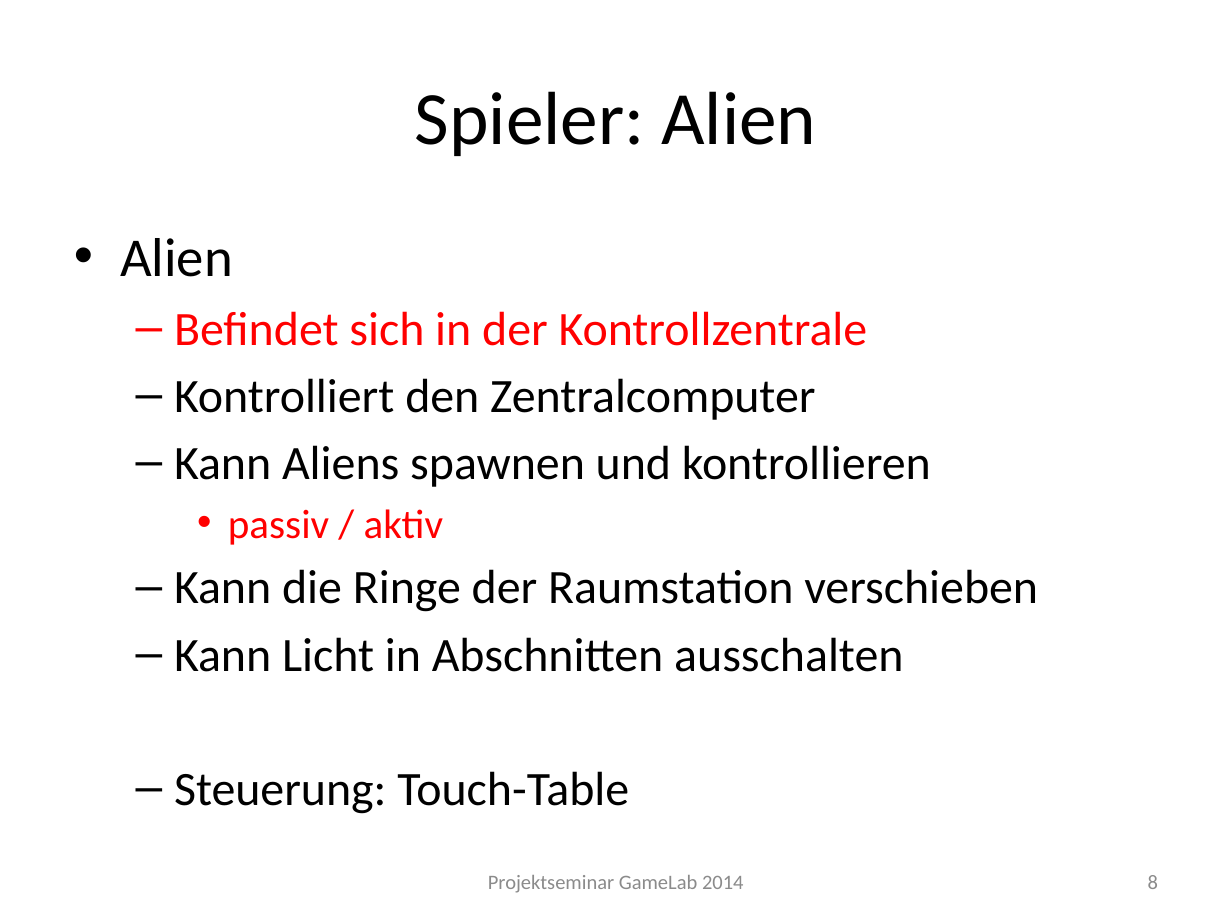
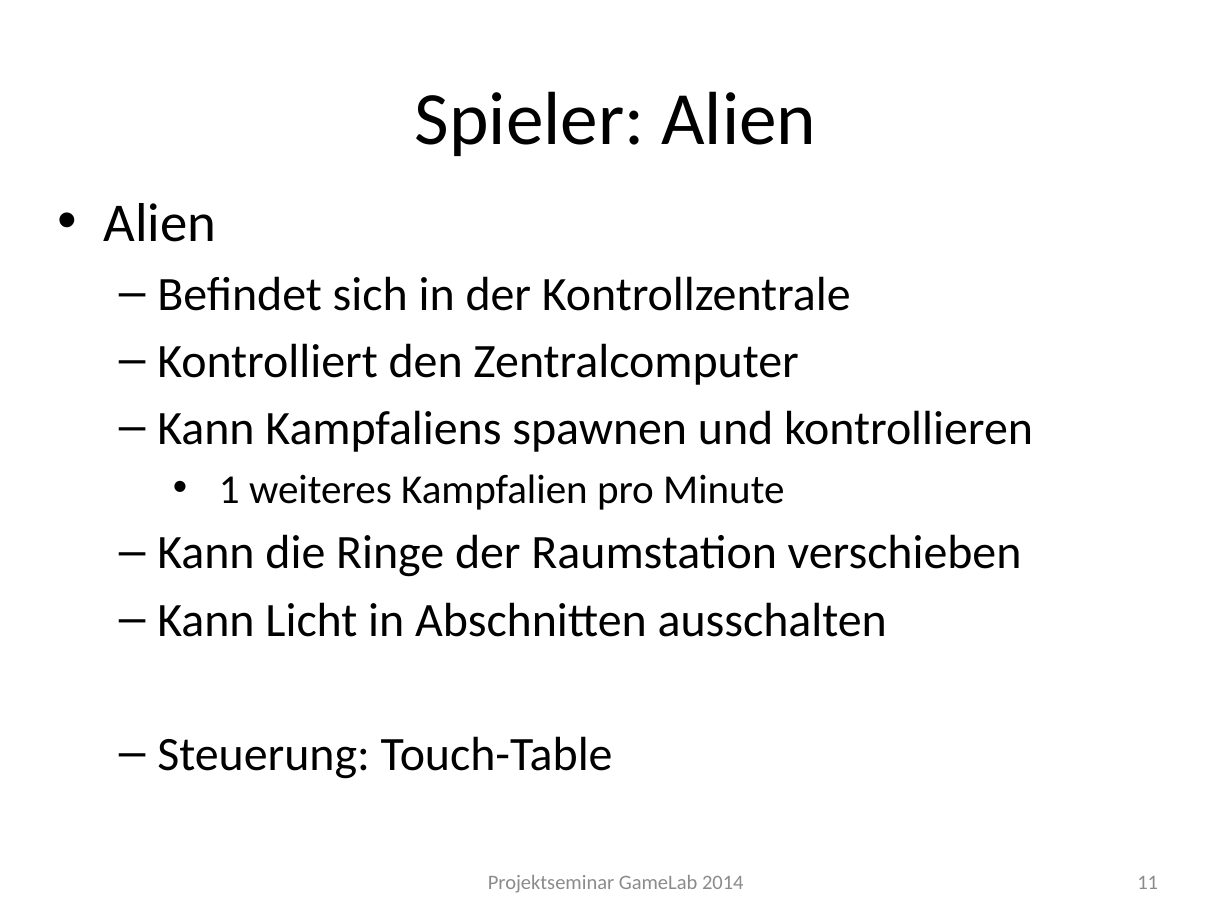
Before and after one commit to Instinctlol/gamelab2014, a slide deck: slide 11 of Abschlusspräsentation/SpielkonzeptFINAL.pptx (slide 8 before the commit). Drawn at 1232x924 pixels with LibreOffice and Linux fonts; fonts in the diff are those of the drawing; background and template pictures are left out. Boxes give left, top, right and bottom in pixels: in the first picture for what was removed or moved away, otherwise in the second. Text is boxed around its words. In the diff, an @@ line names an element or a change of style, - is before the commit and + after.

```diff
--- a/Abschlusspräsentation/SpielkonzeptFINAL.pptx
+++ b/Abschlusspräsentation/SpielkonzeptFINAL.pptx
@@ text "Alien": place and size @@
-text "Alien" at [120, 238, 1038, 814]
+text "Alien" at [104, 203, 1033, 779]
@@ text at [157, 276, 851, 311]: text colour #FF0000 to #000000 in "Befindet sich in der Kontrollzentrale" @@
@@ text at [157, 410, 1033, 510]: text changed @@
-  – Kann Aliens spawnen und kontrollieren
-    • passiv / aktiv
+  – Kann Kampfaliens spawnen und kontrollieren
+    • 1 weiteres Kampfalien pro Minute
@@ page number at [1137, 876, 1158, 889]: text changed @@
-8
+11
```
Also in this commit, not shown: 3 other slides changed, 1 slide removed.
